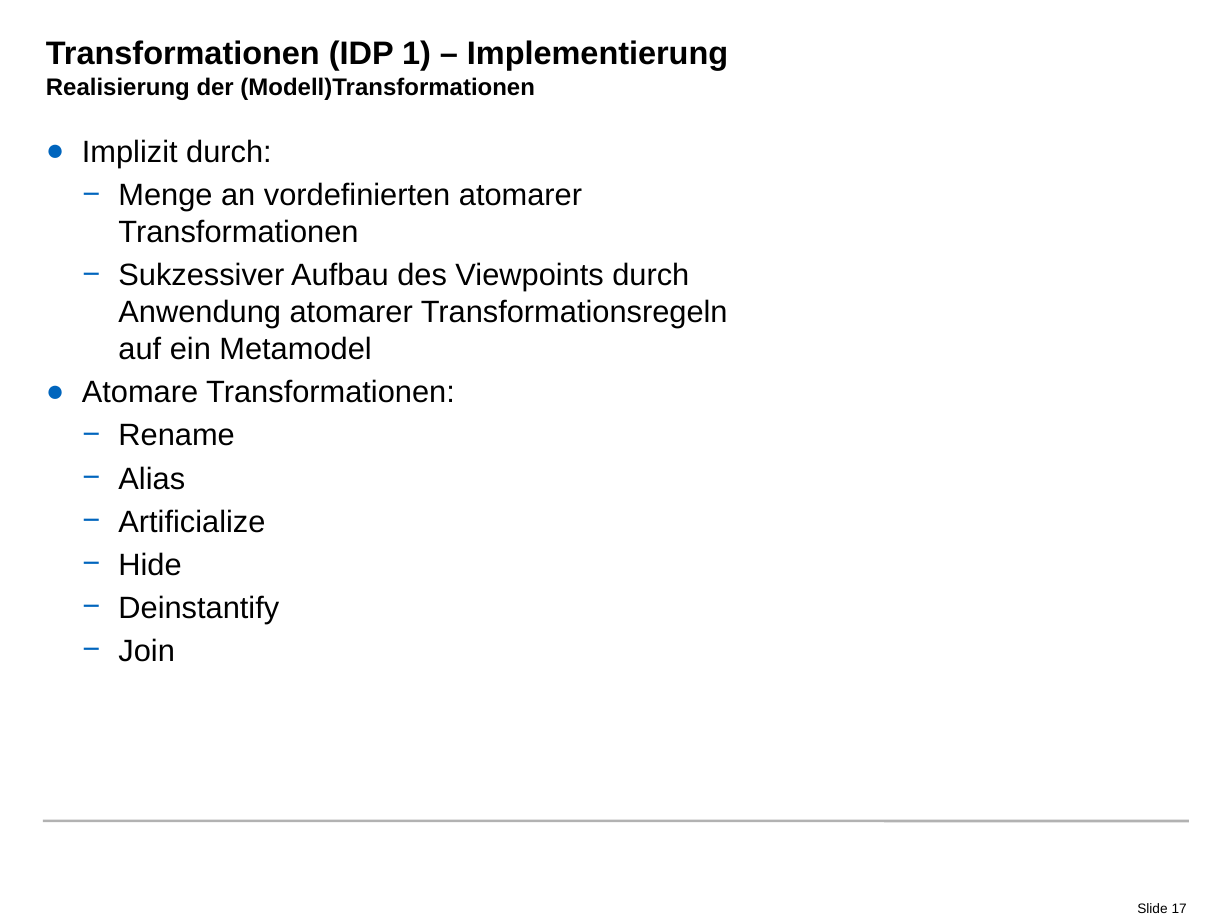
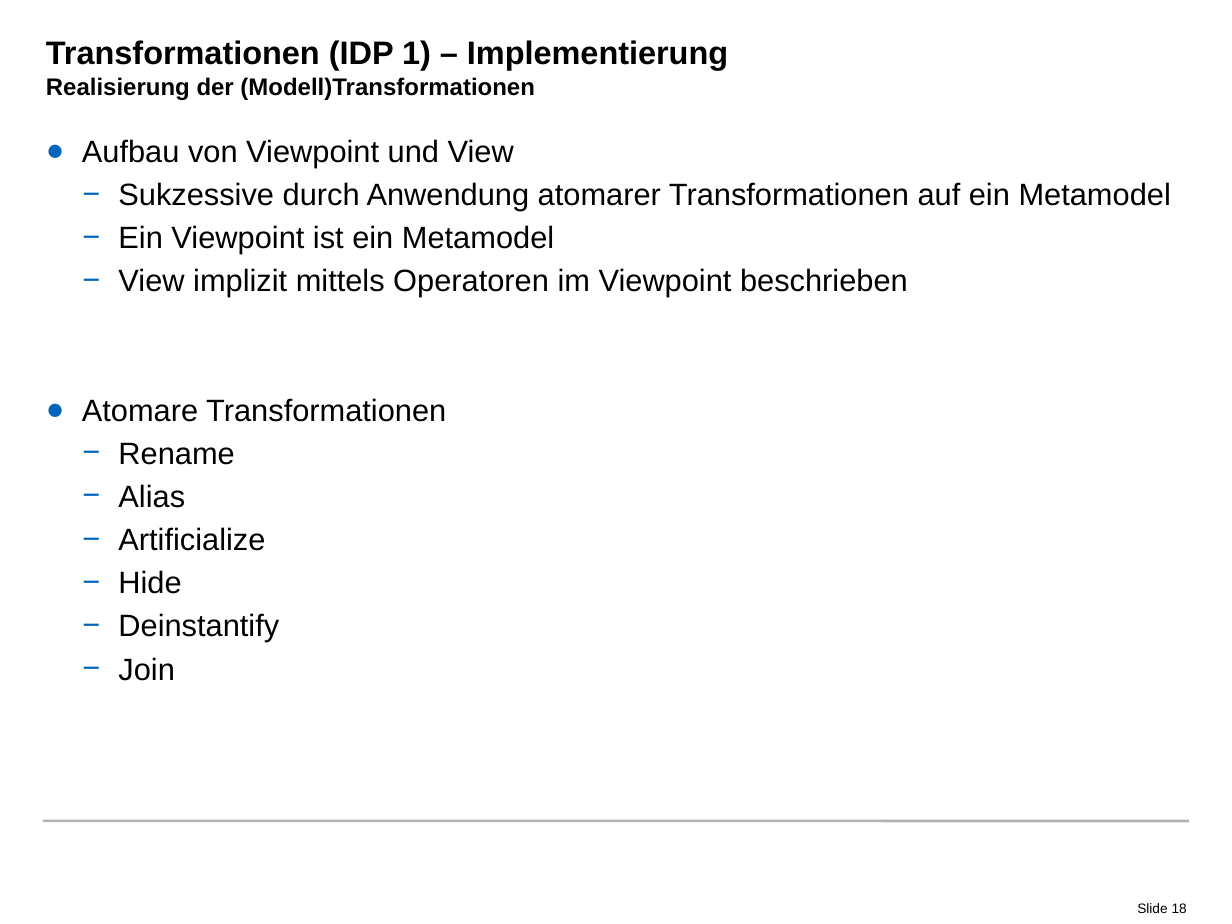
Before and after one commit to radke-tum/idp, a slide deck: slide 18 of pssif/doc/PSSIF.pptx (slide 17 before the commit). Drawn at 1232x924 pixels with LibreOffice and Linux fonts; fonts in the diff are those of the drawing; background and template pictures are left out. Boxes give left, top, right and bottom in pixels: in the first picture for what was removed or moved away, otherwise in the second. Text is boxed around its words. In the diff, an @@ line names an element or a change of style, - is before the commit and + after.

```diff
--- a/pssif/doc/PSSIF.pptx
+++ b/pssif/doc/PSSIF.pptx
@@ text at <box>82,139,1171,422</box>: text changed @@
-● Implizit durch:
-  − Menge an vordefinierten atomarer Transformationen
-  − Sukzessiver Aufbau des Viewpoints durch Anwendung atomarer Transformationsregeln auf ein Metamodel
-● Atomare Transformationen:
+● Aufbau von Viewpoint und View
+  − Sukzessive durch Anwendung atomarer Transformationen auf ein Metamodel
+  − Ein Viewpoint ist ein Metamodel
+  − View implizit mittels Operatoren im Viewpoint beschrieben
+● Atomare Transformationen
@@ page number at <box>1137,903,1187,913</box>: text changed @@
-Slide 17
+Slide 18
```
Also in this commit, not shown: 12 other slides changed, 3 slides added, 2 slides removed.
